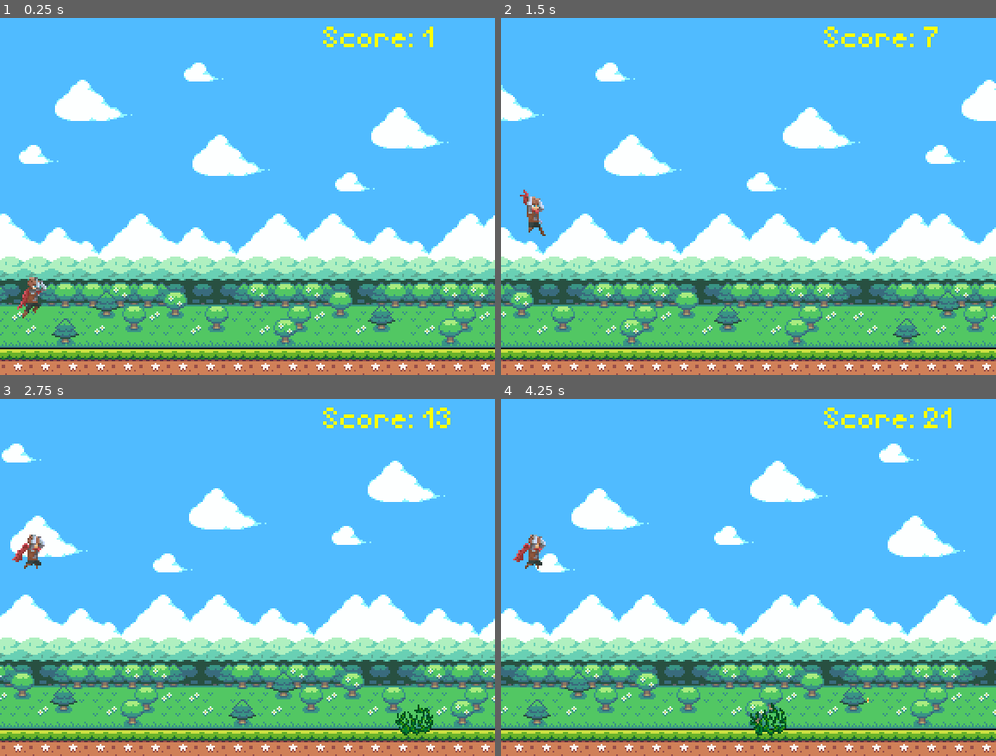
Above: before the commit, frames 1-4 (two rows, left to right).
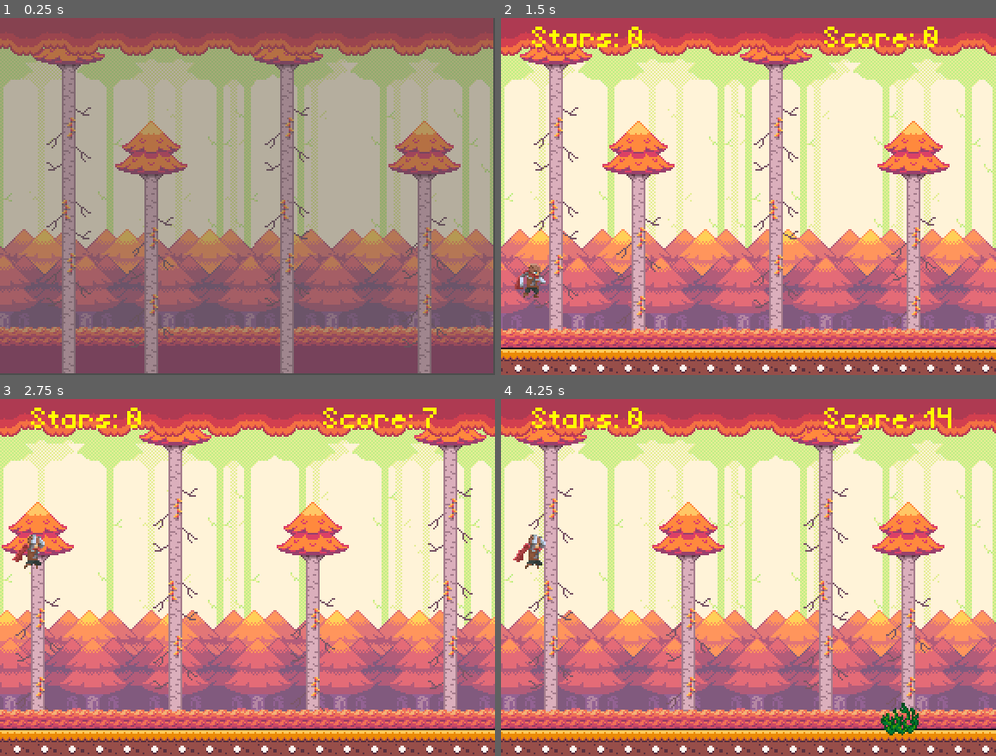
Above: after the commit, the same moments.

Repository: MateusCoelhoSantos/StarfallQuest
Game: Godot game, scene res://Scenes/title_screen.tscn
Two runs of this game, one before a commit and one after it. Both use one fixed random seed, a clock stepped at 60 frames per second and the inputs below. Before the commit the project starts from res://Scenes/main.tscn.
Inputs (mouse positions are in pixels of both pictures, inside the frame that each line leads up to):
- Up to frame 1 (0.25 s): no input
- Up to frame 2 (1.5 s): tap Space (jump) at 0.77 s; click (664, 228) at 1.25 s, where only the run after the commit has a clickable "JOGAR"
- Up to frame 3 (2.75 s): tap Space (jump) at 2.27 s
- Up to frame 4 (4.25 s): hold Down (down) 2.78-3.53 s; tap Space (jump) at 3.77 s

The runs differ from the first frame. In frame 1, 100% of the frame differs, in the area x 0-100%, y 0-100%; in frame 2, 99%; in frame 3, 98%; in frame 4, 98%.

Commit message:
aaaaaaaaaaaaaaaaaah

Diff:
--- a/Scenes/Level1.tscn
+++ b/Scenes/Level1.tscn
@@ -107,7 +107,7 @@
 tile_set = SubResource("TileSet_kylad")
 format = 2
 
-[node name="Layer0" type="TileMapLayer" parent="TileMap"]
+[node name="Layer1" type="TileMapLayer" parent="TileMap"]
 use_parent_material = true
 tile_map_data = PackedByteArray("AAAAAAwAAAAEAAEAAAABAAwAAAAEAAEAAAACAAwAAAAEAAEAAAADAAwAAAAEAAEAAAAEAAwAAAAEAAEAAAAFAA …(208 unchanged characters)…
 tile_set = SubResource("TileSet_kylad")
--- a/Scenes/main.tscn
+++ b/Scenes/main.tscn
@@ -42,6 +42,15 @@
 label_settings = SubResource("LabelSettings_6bp64")
 metadata/_edit_use_anchors_ = true
 
+[node name="LabelStar" type="Label" parent="CanvasLayer"]
+offset_left = 18.0
+offset_top = 5.0
+offset_right = 86.0
+offset_bottom = 21.0
+text = "Star: 0"
+label_settings = SubResource("LabelSettings_6bp64")
+metadata/_edit_use_anchors_ = true
+
 [node name="FimdeJogoLayer" parent="." instance=ExtResource("7_6bp64")]
 visible = false
 
--- a/Scenes/title_screen.tscn
+++ b/Scenes/title_screen.tscn
@@ -1,10 +1,50 @@
-[gd_scene load_steps=9 format=3 uid="uid://bt4gkimjrqqm7"]
+[gd_scene load_steps=10 format=3 uid="uid://bcbmf5v3aymip"]
 
-[ext_resource type="Script" uid="uid://dc5ehh1xmw4lw" path="res://Scripts/title_screen.gd" id="1_55kwv"]
+[ext_resource type="Script" path="res://Scripts/title_screen.gd" id="1_55kwv"]
 [ext_resource type="Texture2D" uid="uid://cd4roy671mvas" path="res://Assets/Seasonal Tilesets/2 - Autumn Forest/Background parts/_Complete_static_BG_(288 x 208).png" id="1_twnyg"]
 [ext_resource type="FontFile" uid="uid://cg54n4i02ak3g" path="res://Assets/Daydream DEMO.otf" id="2_55kwv"]
-[ext_resource type="Theme" uid="uid://bl4gtjk7brgki" path="res://Scenes/bnt_theme.tres" id="3_12m1t"]
+[ext_resource type="Theme" uid="uid://dh335hb5ajqwb" path="res://Scenes/bnt_theme.tres" id="3_12m1t"]
 [ext_resource type="Texture2D" uid="uid://cde5u2018riat" path="res://Assets/Personagem Starfall/Adventurer-Hand-Combat/Individual Sprites/adventurer-run2-03.png" id="4_6vd4x"]
+[ext_resource type="FontFile" uid="uid://dbhk66eyst1bt" path="res://Assets/Fontes/RevMiniPixel.ttf" id="5_12m1t"]
+
+[sub_resource type="Animation" id="Animation_12m1t"]
+length = 0.001
+tracks/0/type = "value"
+tracks/0/imported = false
+tracks/0/enabled = true
+tracks/0/path = NodePath("bg:modulate")
+tracks/0/interp = 1
+tracks/0/loop_wrap = true
+tracks/0/keys = {
+"times": PackedFloat32Array(0),
+"transitions": PackedFloat32Array(1),
+"update": 0,
+"values": [Color(1, 1, 1, 1)]
+}
+tracks/1/type = "value"
+tracks/1/imported = false
+tracks/1/enabled = true
+tracks/1/path = NodePath("MarginContainer:position")
+tracks/1/interp = 1
+tracks/1/loop_wrap = true
+tracks/1/keys = {
+"times": PackedFloat32Array(0),
+"transitions": PackedFloat32Array(1),
+"update": 0,
+"values": [Vector2(0, 0)]
+}
+tracks/2/type = "value"
+tracks/2/imported = false
+tracks/2/enabled = true
+tracks/2/path = NodePath("MarginContainer/HBoxContainer/mochi:modulate")
+tracks/2/interp = 1
+tracks/2/loop_wrap = true
+tracks/2/keys = {
+"times": PackedFloat32Array(0),
+"transitions": PackedFloat32Array(1),
+"update": 0,
+"values": [Color(1, 1, 1, 1)]
+}
 
 [sub_resource type="Animation" id="Animation_55kwv"]
 resource_name = "reveal"
@@ -46,45 +86,6 @@
 "values": [Color(1, 1, 1, 0), Color(1, 1, 1, 0), Color(1, 1, 1, 1)]
 }
 
-[sub_resource type="Animation" id="Animation_12m1t"]
-length = 0.001
-tracks/0/type = "value"
-tracks/0/imported = false
-tracks/0/enabled = true
-tracks/0/path = NodePath("bg:modulate")
-tracks/0/interp = 1
-tracks/0/loop_wrap = true
-tracks/0/keys = {
-"times": PackedFloat32Array(0),
-"transitions": PackedFloat32Array(1),
-"update": 0,
-"values": [Color(1, 1, 1, 1)]
-}
-tracks/1/type = "value"
-tracks/1/imported = false
-tracks/1/enabled = true
-tracks/1/path = NodePath("MarginContainer:position")
-tracks/1/interp = 1
-tracks/1/loop_wrap = true
-tracks/1/keys = {
-"times": PackedFloat32Array(0),
-"transitions": PackedFloat32Array(1),
-"update": 0,
-"values": [Vector2(0, 0)]
-}
-tracks/2/type = "value"
-tracks/2/imported = false
-tracks/2/enabled = true
-tracks/2/path = NodePath("MarginContainer/HBoxContainer/mochi:modulate")
-tracks/2/interp = 1
-tracks/2/loop_wrap = true
-tracks/2/keys = {
-"times": PackedFloat32Array(0),
-"transitions": PackedFloat32Array(1),
-"update": 0,
-"values": [Color(1, 1, 1, 1)]
-}
-
 [sub_resource type="AnimationLibrary" id="AnimationLibrary_6vd4x"]
 _data = {
 &"RESET": SubResource("Animation_12m1t"),
@@ -93,17 +94,20 @@
 
 [node name="TitleScreen" type="Control"]
 layout_mode = 3
+anchor_right = 0.668
+anchor_bottom = 0.671
+offset_right = 237.616
+offset_bottom = 169.432
+scale = Vector2(0.667514, 0.670694)
+script = ExtResource("1_55kwv")
+
+[node name="bg" type="TextureRect" parent="."]
+layout_mode = 1
 anchors_preset = 15
 anchor_right = 1.0
 anchor_bottom = 1.0
 grow_horizontal = 2
 grow_vertical = 2
-script = ExtResource("1_55kwv")
-
-[node name="bg" type="TextureRect" parent="."]
-layout_mode = 2
-offset_right = 432.0
-offset_bottom = 310.0
 texture = ExtResource("1_twnyg")
 expand_mode = 2
 
@@ -130,7 +134,7 @@
 layout_mode = 2
 theme_override_colors/font_color = Color(0.606992, 0.0877274, 4.81308e-08, 1)
 theme_override_fonts/font = ExtResource("2_55kwv")
-theme_override_font_sizes/font_size = 26
+theme_override_font_sizes/font_size = 24
 text = "starfall
 quest"
 horizontal_alignment = 1
@@ -139,11 +143,13 @@
 [node name="Start_bnt" type="Button" parent="MarginContainer/HBoxContainer/VBoxContainer"]
 layout_mode = 2
 theme = ExtResource("3_12m1t")
+theme_override_fonts/font = ExtResource("5_12m1t")
 text = "JOGAR"
 
 [node name="Quit_bnt" type="Button" parent="MarginContainer/HBoxContainer/VBoxContainer"]
 layout_mode = 2
 theme = ExtResource("3_12m1t")
+theme_override_fonts/font = ExtResource("5_12m1t")
 text = "SAIR"
 
 [node name="mochi" type="TextureRect" parent="MarginContainer/HBoxContainer"]
--- a/Scripts/GameManager.gd
+++ b/Scripts/GameManager.gd
@@ -11,6 +11,9 @@
 var obj_acceleration := 2.0
 
 var high_score = 0
+var star := 0
+var tempo_invulnerabilidade = 5.0 # Segundos de invulnerabilidade
+const MAX_COLETAVEIS = 5
 
 func _ready():
 	load_high_score()
--- a/Scripts/Player.gd
+++ b/Scripts/Player.gd
@@ -38,4 +38,10 @@
 		main.on_player_died()
 
 	elif area.is_in_group("Collectible"):
+		GameManager.star += 1
+		print(GameManager.star)
+		#if coletaveis_coletados >= MAX_COLETAVEIS:
+			#ativar_invulnerabilidade()
+		## Zera a contagem para o próximo ciclo
+			#coletaveis_coletados = 0
 		area.queue_free()
--- a/Scripts/main.gd
+++ b/Scripts/main.gd
@@ -3,10 +3,15 @@
 var score := 0.0
 @onready var label_score: Label = $CanvasLayer/LabelScore
 @onready var fimde_jogo_layer: CanvasLayer = $FimdeJogoLayer
+@onready var label_star: Label = $CanvasLayer/LabelStar
+
+func _ready() -> void:
+	label_star.text = str(GameManager.star)
 
 func _process(delta: float) -> void:
 	score += delta * 5
 	label_score.text = "Score: " + str(int(score))
+	label_star.text = "Stars: " + str(int(GameManager.star))
 
 func _physics_process(delta):
 	if GameManager.obj_speed < GameManager.max_obj_speed:
--- a/Scripts/spawn_manager.gd
+++ b/Scripts/spawn_manager.gd
@@ -7,7 +7,7 @@
 
 const ground_y = 170
 const obstaculo_y = 185
-const flying_min_y = 140
+const flying_min_y = 160
 const flying_max_y = 90
 const estrela_y = 175
 
--- a/project.godot
+++ b/project.godot
@@ -11,7 +11,7 @@
 [application]
 
 config/name="StarFall"
-run/main_scene="res://Scenes/main.tscn"
+run/main_scene="uid://bcbmf5v3aymip"
 config/features=PackedStringArray("4.4", "Forward Plus")
 config/icon="res://icon.svg"
 
Not shown: 1 places in Scenes/bnt_theme.tres that only renumber resources
Not shown: 1 places in Scenes/main.tscn that only renumber resources
Not shown, changed: Build/index.html
Not shown, changed: Build/index.pck
Not shown, changed: Build/index.zip
